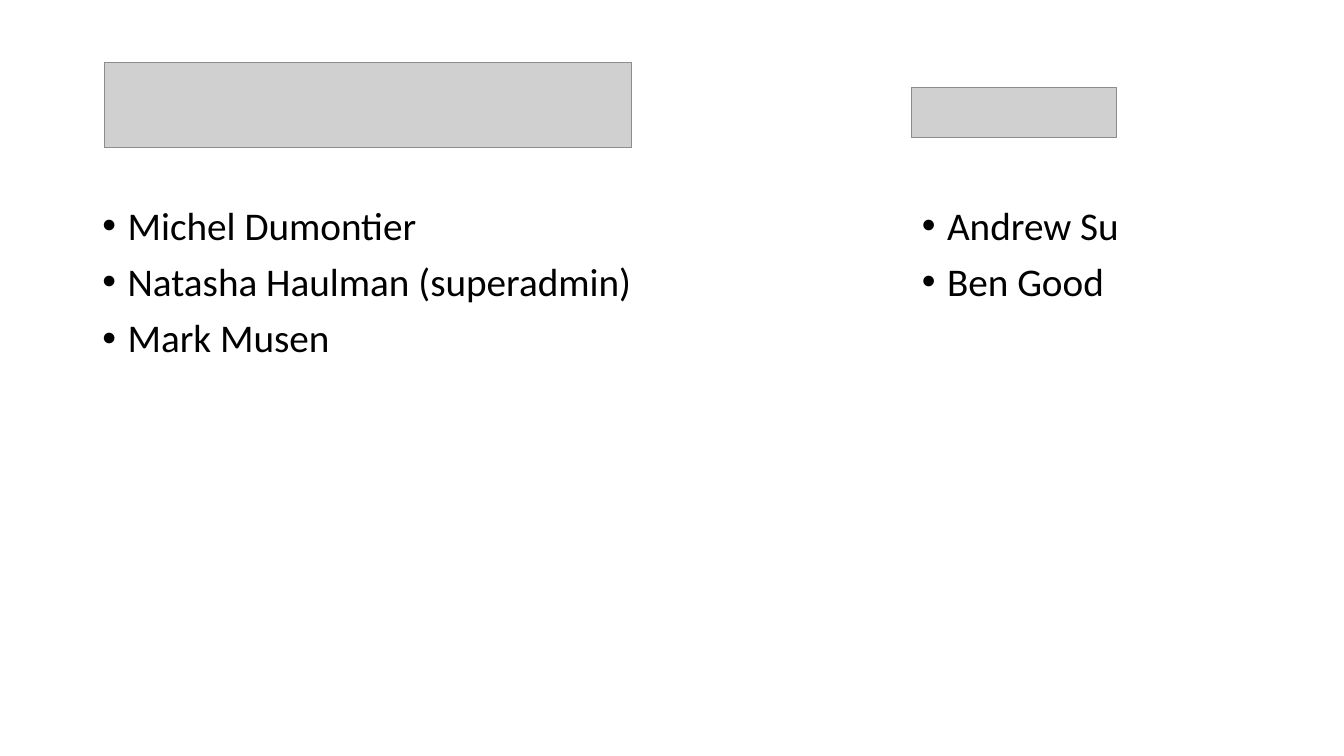
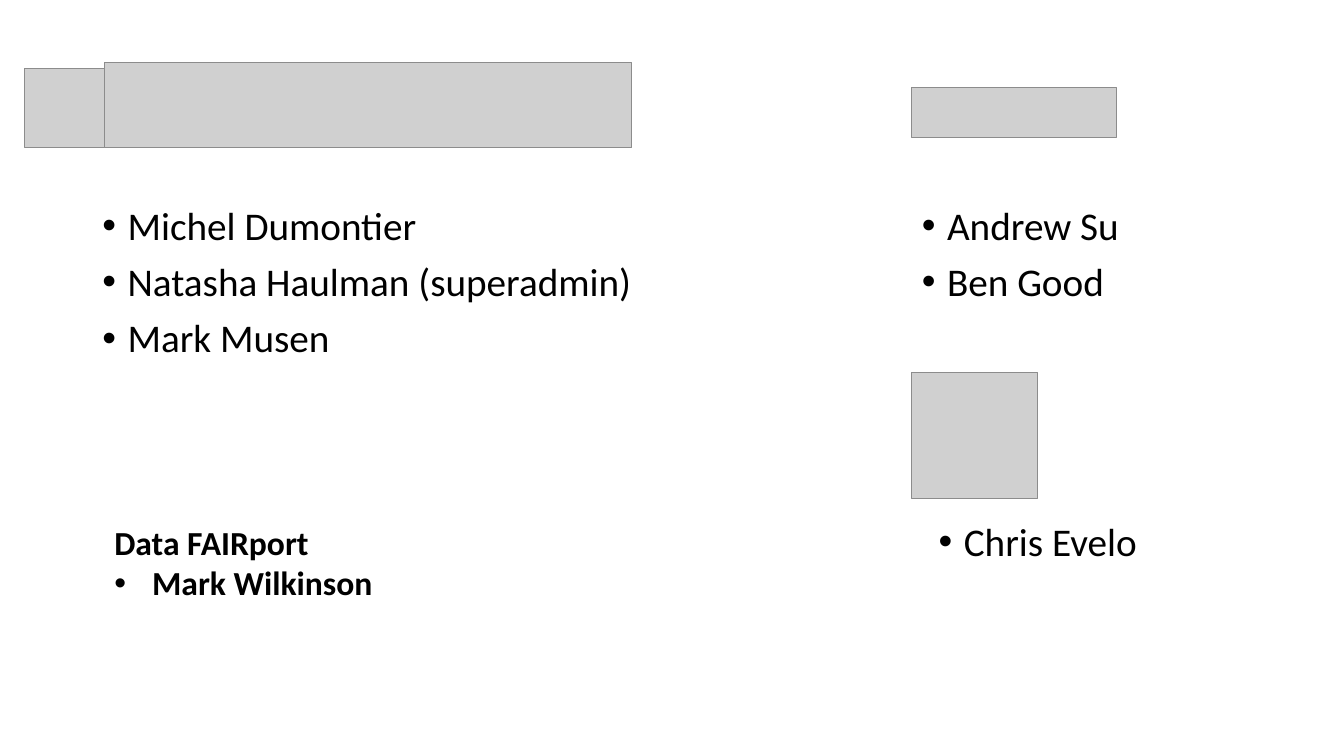
Before and after one commit to Network-of-BioThings/nob-hq, a slide deck: slide 2 of media/nob-intro-stanford-hackathon.pptx. Drawn at 1344x756 pixels with LibreOffice and Linux fonts; fonts in the diff are those of the drawing; grey boxes stand for pictures. Boxes give left, top, right and bottom in pixels: in the first picture for what was removed or moved away, otherwise in the second. Text is boxed around its words. In the diff, an @@ line names an element or a change of style, - is before the commit and + after.

Commit message:
removed for new version

```diff
--- a/media/nob-intro-stanford-hackathon.pptx
+++ b/media/nob-intro-stanford-hackathon.pptx
@@ picture added at (x1=25, y1=69, x2=105, y2=148) @@
@@ picture added at (x1=912, y1=372, x2=1038, y2=498) @@
@@ text added at (x1=114, y1=533, x2=373, y2=596), 24 pt, text #000000, bold @@
+Data FAIRport
+• Mark Wilkinson
@@ text added at (x1=964, y1=528, x2=1137, y2=557), 28 pt, text #000000 @@
+• Chris Evelo
```
Also in this commit, not shown: 2 other slides changed.
